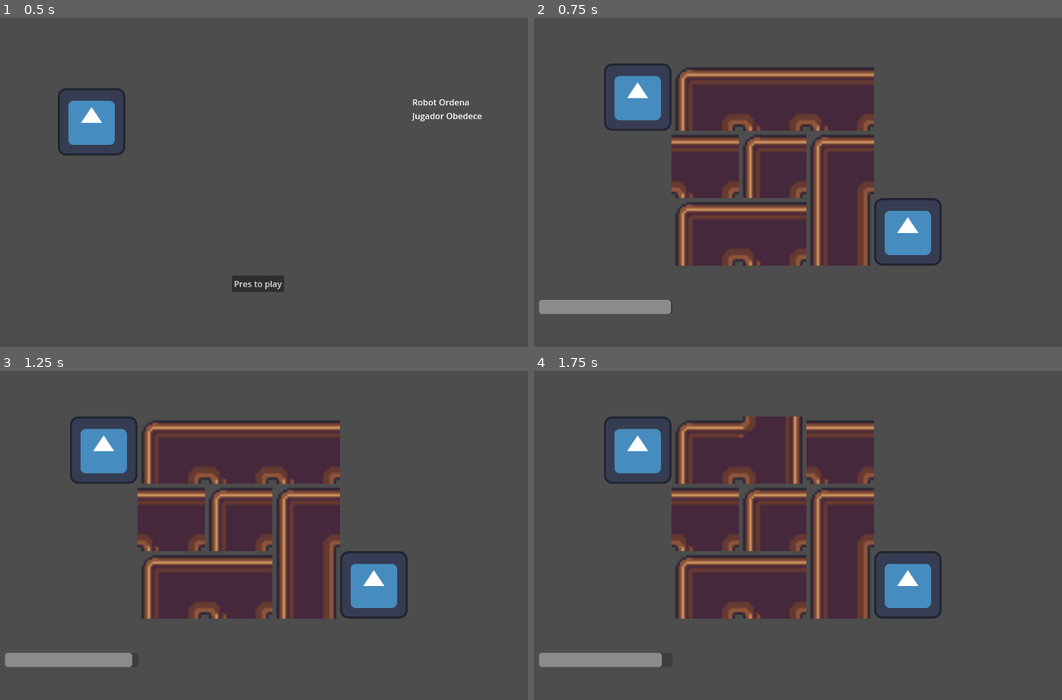
Above: before the commit, frames 1-4 (two rows, left to right).
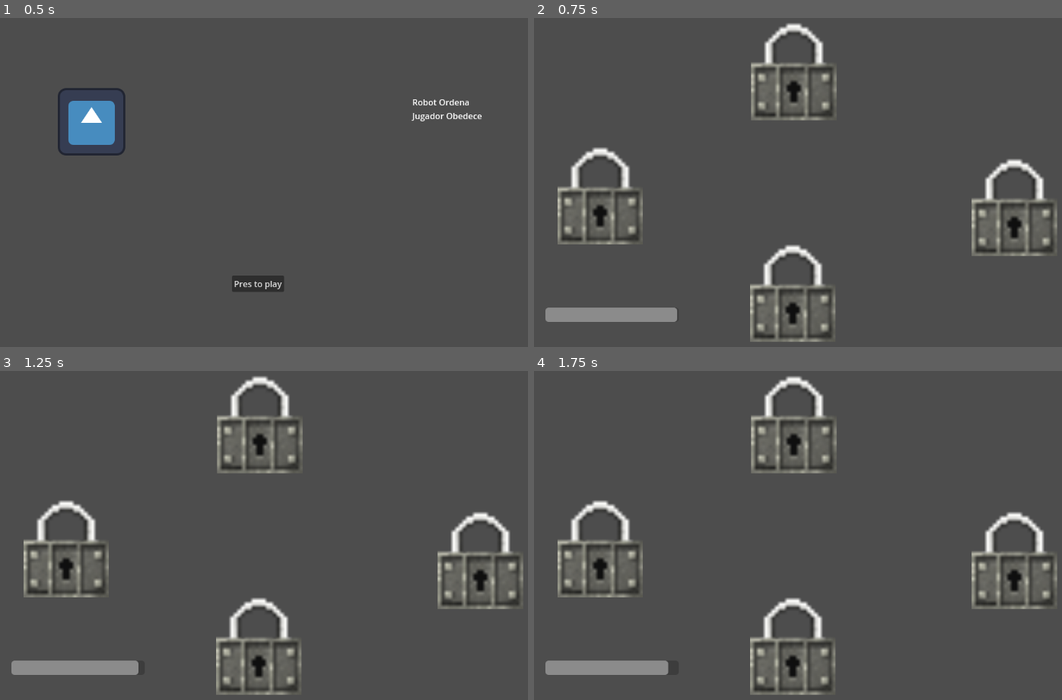
Above: after the commit, the same moments.

Repository: Fran4002/robot-ordena-jugador-obedece
Game: Godot game, scene res://Shared/start.tscn
The game is run twice, just before and just after one commit, with the same random seed, the same clock (stepped at 60 frames per second) and the same inputs. The engine's default icon, where the game draws it, is replaced by a stand-in: a white triangle on a blue panel in a dark square.
Inputs (mouse positions are in pixels of both pictures, inside the frame that each line leads up to):
- Up to frame 1 (0.5 s): no input
- Up to frame 2 (0.75 s): click "Pres to play" at 0.5 s
- Up to frame 3 (1.25 s): no input
- Up to frame 4 (1.75 s): click (792, 417) at 1.27 s

Frame 1 is identical in both runs. In frame 2, 31% of the frame differs, in the area x 0-100%, y 1-99%; in frame 3, 31%; in frame 4, 31%.

Commit message:
Add Padlocks

Diff:
--- /dev/null
+++ b/Games/Padlocks/Scripts/padlock.gd
@@ -0,0 +1,13 @@
+extends TextureButton
+
+@export var life : int = 10
+
+var open : bool = false
+
+func _on_pressed() -> void:
+	life -= 1
+	if life == 0:
+		self.disabled = true
+		open = true
+		print(self.name, "Disabled", self.disabled)
+	pass # Replace with function body.
--- /dev/null
+++ b/Games/Padlocks/Scripts/padlocks_main.gd
@@ -0,0 +1,13 @@
+extends Control
+
+func _process(delta: float) -> void:
+	if $Lock1.disabled == false: return
+	print("Lock1 OK")
+	if $Lock2.disabled == false: return
+	print("Lock2 OK")
+	if $Lock3.disabled == false: return
+	print("Lock3 OK")
+	if $Lock4.disabled == false: return
+	print("Lock4 OK")
+	$ProgressBar._next_scene()
+	pass
--- /dev/null
+++ b/Games/Padlocks/padlock.tscn
@@ -0,0 +1,24 @@
+[gd_scene load_steps=5 format=3 uid="uid://bpn3vhco752hu"]
+
+[ext_resource type="Script" uid="uid://b2l7xplhqfiy1" path="res://Games/Padlocks/Scripts/padlock.gd" id="1_1uhxb"]
+[ext_resource type="Texture2D" uid="uid://bt0mqmak0u72t" path="res://Games/Padlocks/Assets/Old Padlock - GREY - 0000.png" id="1_rn4a1"]
+[ext_resource type="Texture2D" uid="uid://duplqtkf64b3q" path="res://Games/Padlocks/Assets/Old Padlock - GREY - 0002.png" id="2_a0typ"]
+[ext_resource type="Texture2D" uid="uid://drkpv8ermc43" path="res://Games/Padlocks/Assets/Old Padlock - GREY - 0009.png" id="3_12hlp"]
+
+[node name="TextureButton" type="TextureButton"]
+anchors_preset = -1
+anchor_left = 0.017
+anchor_top = 0.031
+anchor_right = 0.017
+anchor_bottom = 0.031
+offset_left = -19.584
+offset_top = -20.088
+offset_right = 20.416
+offset_bottom = 19.912
+texture_normal = ExtResource("1_rn4a1")
+texture_pressed = ExtResource("2_a0typ")
+texture_disabled = ExtResource("3_12hlp")
+stretch_mode = 5
+script = ExtResource("1_1uhxb")
+
+[connection signal="pressed" from="." to="." method="_on_pressed"]
--- /dev/null
+++ b/Games/Padlocks/padlocks_main.tscn
@@ -0,0 +1,50 @@
+[gd_scene load_steps=4 format=3 uid="uid://csa800mt3ikwj"]
+
+[ext_resource type="Script" uid="uid://u08fmoms33bq" path="res://Games/Padlocks/Scripts/padlocks_main.gd" id="1_166ec"]
+[ext_resource type="PackedScene" uid="uid://bpn3vhco752hu" path="res://Games/Padlocks/padlock.tscn" id="1_fxi86"]
+[ext_resource type="PackedScene" uid="uid://2tvak5tl4xjb" path="res://Shared/timer.tscn" id="3_qepfn"]
+
+[node name="Control" type="Control"]
+layout_mode = 3
+anchors_preset = 15
+anchor_right = 1.0
+anchor_bottom = 1.0
+grow_horizontal = 2
+grow_vertical = 2
+script = ExtResource("1_166ec")
+
+[node name="Lock1" parent="." instance=ExtResource("1_fxi86")]
+layout_mode = 1
+offset_left = 425.504
+offset_top = -36.48
+offset_right = 641.504
+offset_bottom = 179.52
+
+[node name="Lock2" parent="." instance=ExtResource("1_fxi86")]
+layout_mode = 1
+offset_left = 58.416
+offset_top = 199.912
+offset_right = 274.416
+offset_bottom = 415.912
+
+[node name="Lock3" parent="." instance=ExtResource("1_fxi86")]
+layout_mode = 1
+offset_left = 423.416
+offset_top = 384.912
+offset_right = 639.416
+offset_bottom = 600.912
+
+[node name="Lock4" parent="." instance=ExtResource("1_fxi86")]
+layout_mode = 1
+offset_left = 843.416
+offset_top = 221.912
+offset_right = 1059.42
+offset_bottom = 437.912
+
+[node name="ProgressBar" parent="." instance=ExtResource("3_qepfn")]
+layout_mode = 0
+offset_left = 82.0
+offset_top = 556.0
+offset_right = 335.0
+offset_bottom = 583.0
+nextScene = "res://Games/Pipes/pipes-main.tscn"
--- a/Shared/Scripts/start.gd
+++ b/Shared/Scripts/start.gd
@@ -1,5 +1,5 @@
 extends Control
 
 func _on_button_pressed() -> void:
-	get_tree().change_scene_to_file("res://Games/Pipes/pipes-main.tscn")
+	get_tree().change_scene_to_file("res://Games/Padlocks/padlocks_main.tscn")
 	pass # Replace with function body.
--- a/Shared/gameover.tscn
+++ b/Shared/gameover.tscn
@@ -4,7 +4,7 @@
 script/source = "extends Control
 
 func _on_button_pressed() -> void:
-	get_tree().change_scene_to_file(\"res://start.tscn\")
+	get_tree().change_scene_to_file(\"res://Shared/start.tscn\")
 	pass # Replace with function body.
 "
 
Binary file added: Games/Padlocks/Assets/Old Padlock - GREY - 0000.png
Not shown, added: Games/Padlocks/Assets/Old Padlock - GREY - 0000.png.import
Binary file added: Games/Padlocks/Assets/Old Padlock - GREY - 0002.png
Not shown, added: Games/Padlocks/Assets/Old Padlock - GREY - 0002.png.import
Binary file added: Games/Padlocks/Assets/Old Padlock - GREY - 0009.png
Not shown, added: Games/Padlocks/Assets/Old Padlock - GREY - 0009.png.import
Not shown, added: Games/Padlocks/Scripts/padlock.gd.uid
Not shown, added: Games/Padlocks/Scripts/padlocks_main.gd.uid
